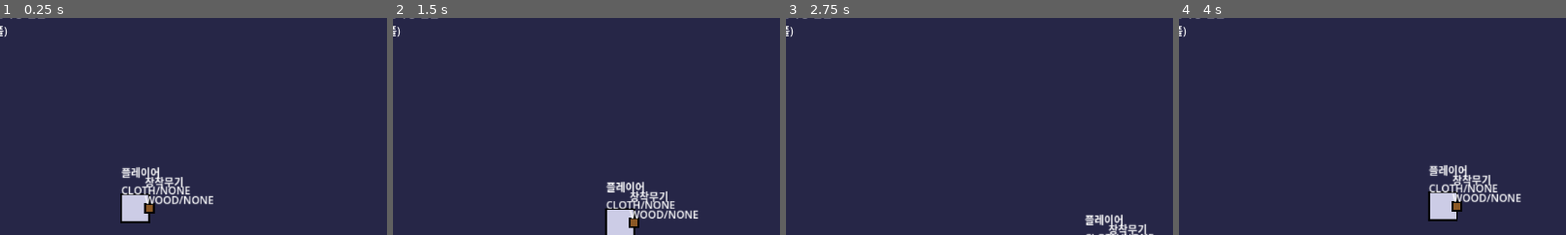
Above: before the commit, frames 1-4 (left to right).
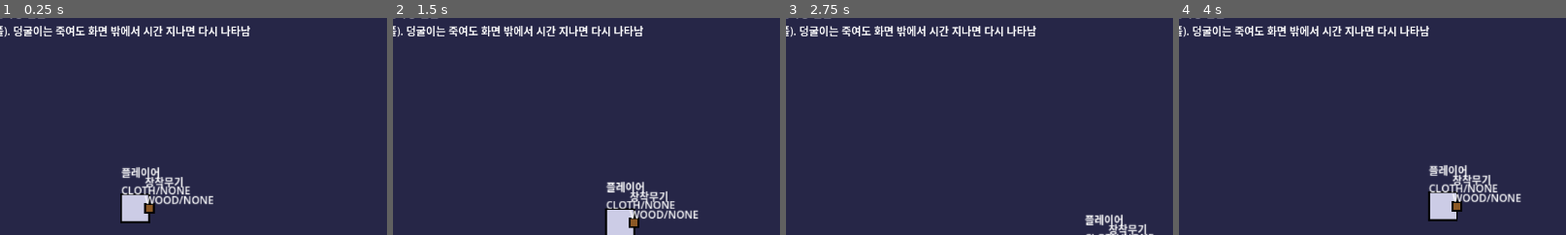
Above: after the commit, the same moments.

Repository: 50seok/ZeldaLike
Game: Godot game, scene res://scenes/world_test/world_test.tscn
Two runs of this game, one before a commit and one after it. Both use one fixed random seed, a clock stepped at 60 frames per second and the inputs below. This scene is started directly instead of the project's main scene.
Inputs:
- Up to frame 1 (0.25 s): no input
- Up to frame 2 (1.5 s): tap Enter at 0.5 s; hold Right (ui_right) 0.53-1.28 s; tap Z at 0.6 s; tap Space at 0.77 s; hold Down (ui_down) from 1.28 s (still down); tap X at 1.35 s
- Up to frame 3 (2.75 s): tap Space at 1.52 s; release Down (ui_down) at 2.03 s; hold Right (ui_right) from 2.03 s (still down); tap C at 2.1 s
- Up to frame 4 (4 s): release Right (ui_right) at 2.78 s; hold Up (ui_up) 2.78-3.53 s; tap Tab at 2.85 s; tap Space at 3.02, 3.77 s; hold Left (ui_left) from 3.53 s (still down); tap Z at 3.6 s
The pictures show only the part of the screen within x 33-82%, y 6-56%; the shares and areas given below are measured in that part.

The runs differ from the first frame. In frame 1, 1.6% of the frame differs, in the area x 2-65%, y 3-9%; in frame 2, 1.6%; in frame 3, 1.6%; in frame 4, 1.6%.

Commit message:
feat: M3 우선순위2 - 스폰포인트 리젠 시스템(혼합형, 필드=시간 기반)
- SpawnPoint(Node2D): 몬스터종류/최대마릿수/리젠주기/활성여부 - 반응표·드랍표와
  같은 데이터 주도 원칙, 필드 씬에 노드로 배치(§4.2)
- FieldSpawnManager: 스폰포인트별 쿨다운 추적 + ①화면 밖 ②필드 전체 마릿수
  상한 이내 둘 다 만족해야 재등장(눈앞 팝인 금지). 초기 배치도 상한 준수.
  몬스터 종류 팩토리는 문자열 매치라 우선순위3(몬스터 추가)에서 분기만 늘리면 됨
- world_test: 고정 배치였던 덩굴이 2마리를 스폰포인트로 교체, 리젠 로그 연결
- 검증: 화면밖+쿨다운->재등장 / 화면안->재등장보류 / 필드상한 준수 PASS 5/5

전체 회귀: M1 7/7, M2 10/10, M3인벤토리 6/6, M3월드 6/6 전부 유지

Diff:
--- /dev/null
+++ b/project/scenes/m3_spawn_test/m3_spawn_test.gd
@@ -0,0 +1,161 @@
+extends Node2D
+
+## M3 우선순위2(스폰포인트 리젠) 검증: 화면 밖+쿨다운 경과 시 재등장, 화면 안이면
+## 재등장 보류, 필드 마릿수 상한 준수를 확인한다.
+
+@onready var _label: Label = $DebugLabel
+
+var _log: Array[String] = []
+var _pass_count := 0
+var _fail_count := 0
+
+
+func _ready() -> void:
+	await get_tree().process_frame
+	await _run_all_tests()
+	_print_summary()
+
+
+func _check(label: String, condition: bool) -> void:
+	if condition:
+		_pass_count += 1
+		_log.append("[PASS] %s" % label)
+	else:
+		_fail_count += 1
+		_log.append("[FAIL] %s" % label)
+	_refresh_label()
+
+
+func _refresh_label() -> void:
+	_label.text = "\n".join(_log)
+
+
+func _make_manager(points: Array[SpawnPoint], cap: int, camera_pos: Vector2) -> Dictionary:
+	var camera := Camera2D.new()
+	camera.global_position = camera_pos
+	add_child(camera)
+	camera.make_current()
+
+	var mgr := FieldSpawnManager.new()
+	mgr.spawn_points = points
+	mgr.field_cap = cap
+	add_child(mgr)
+	mgr.setup(camera)
+	return {"camera": camera, "mgr": mgr}
+
+
+func _run_all_tests() -> void:
+	await _test_respawn_when_offscreen()
+	await _test_no_respawn_when_onscreen()
+	await _test_field_cap_holds()
+
+
+func _test_respawn_when_offscreen() -> void:
+	var sp := SpawnPoint.new()
+	sp.monster_type = "vine"
+	sp.respawn_sec = 0.2
+	sp.max_alive = 1
+	sp.position = Vector2(100, 100)
+	add_child(sp)
+
+	var setup := _make_manager([sp], 5, Vector2(5000, 5000))  # 카메라 멀리 = 화면 밖
+	var mgr: FieldSpawnManager = setup["mgr"]
+	await get_tree().process_frame
+
+	var first := mgr._alive[sp][0] as Node
+	_check("초기 배치 -> 스폰포인트에서 1마리 생성", is_instance_valid(first))
+
+	first.call("take_damage", 999.0)
+	await get_tree().create_timer(0.5).timeout
+	_check("죽은 뒤 쿨다운 경과+화면 밖 -> 재등장", mgr._alive[sp].size() >= 1 and is_instance_valid(mgr._alive[sp][0]))
+
+	for n in get_children():
+		if n is VineEnemy:
+			n.queue_free()
+	sp.queue_free()
+	mgr.queue_free()
+	setup["camera"].queue_free()
+	await get_tree().create_timer(0.1).timeout
+
+
+func _test_no_respawn_when_onscreen() -> void:
+	var sp := SpawnPoint.new()
+	sp.monster_type = "vine"
+	sp.respawn_sec = 0.2
+	sp.max_alive = 1
+	sp.position = Vector2(100, 100)
+	add_child(sp)
+
+	var setup := _make_manager([sp], 5, Vector2(100, 100))  # 카메라 = 스폰 지점(화면 안)
+	var mgr: FieldSpawnManager = setup["mgr"]
+	await get_tree().process_frame
+
+	var first := mgr._alive[sp][0] as Node
+	first.call("take_damage", 999.0)
+	await get_tree().create_timer(0.5).timeout
+	_check("죽은 뒤 쿨다운 경과했지만 화면 안 -> 재등장 보류", mgr._alive[sp].is_empty())
+
+	for n in get_children():
+		if n is VineEnemy:
+			n.queue_free()
+	sp.queue_free()
+	mgr.queue_free()
+	setup["camera"].queue_free()
+	await get_tree().create_timer(0.1).timeout
+
+
+func _test_field_cap_holds() -> void:
+	var sp1 := SpawnPoint.new()
+	sp1.monster_type = "vine"
+	sp1.respawn_sec = 0.2
+	sp1.position = Vector2(100, 100)
+	add_child(sp1)
+
+	var sp2 := SpawnPoint.new()
+	sp2.monster_type = "vine"
+	sp2.respawn_sec = 0.2
+	sp2.position = Vector2(130, 100)
+	add_child(sp2)
+
+	var setup := _make_manager([sp1, sp2], 1, Vector2(5000, 5000))  # 상한 1, 화면 밖
+	var mgr: FieldSpawnManager = setup["mgr"]
+	await get_tree().process_frame
+
+	_check("초기 배치 -> 상한(1) 안에서만 채워짐", _total_alive(mgr) == 1)
+
+	# 둘 다 죽여서 동시에 쿨다운 만료되게 유도
+	for sp in [sp1, sp2]:
+		for n in mgr._alive[sp]:
+			if is_instance_valid(n):
+				n.call("take_damage", 999.0)
+	await get_tree().create_timer(0.5).timeout
+	_check("리젠 시점에도 상한 초과 안 함", _total_alive(mgr) <= 1)
+
+	for n in get_children():
+		if n is VineEnemy:
+			n.queue_free()
+	sp1.queue_free()
+	sp2.queue_free()
+	mgr.queue_free()
+	setup["camera"].queue_free()
+	await get_tree().create_timer(0.1).timeout
+
+
+func _total_alive(mgr: FieldSpawnManager) -> int:
+	var n := 0
+	for sp in mgr._alive:
+		for node in mgr._alive[sp]:
+			if is_instance_valid(node):
+				n += 1
+	return n
+
+
+func _print_summary() -> void:
+	var summary := "=== M3 스폰리젠 검증: PASS %d / FAIL %d ===" % [_pass_count, _fail_count]
+	_log.append(summary)
+	_refresh_label()
+	print(summary)
+	for line in _log:
+		print(line)
+	if DisplayServer.get_name() == "headless":
+		get_tree().quit(0 if _fail_count == 0 else 1)
--- /dev/null
+++ b/project/scenes/m3_spawn_test/m3_spawn_test.tscn
@@ -0,0 +1,13 @@
+[gd_scene load_steps=2 format=3]
+
+[ext_resource type="Script" path="res://scenes/m3_spawn_test/m3_spawn_test.gd" id="1"]
+
+[node name="M3SpawnTest" type="Node2D"]
+script = ExtResource("1")
+
+[node name="DebugLabel" type="Label" parent="."]
+offset_left = 20.0
+offset_top = 20.0
+offset_right = 780.0
+offset_bottom = 500.0
+text = "M3 스폰포인트 리젠 검증 씬 로딩 중..."
--- a/project/scenes/world_test/world_test.gd
+++ b/project/scenes/world_test/world_test.gd
@@ -46,12 +46,21 @@
 	_zone_ctrl.setup(camera, _player)
 	_zone_ctrl.zone_changed.connect(func(zone): _log("%s 진입" % (zone.zone_name if zone else "경계 밖")))
 
-	var vine1 := VineEnemy.new()
-	vine1.global_position = Vector2(1000, 250)
-	add_child(vine1)
-	var vine2 := VineEnemy.new()
-	vine2.global_position = Vector2(1150, 400)
-	add_child(vine2)
+	var sp1 := SpawnPoint.new()
+	sp1.monster_type = "vine"
+	sp1.position = Vector2(1000, 250)
+	add_child(sp1)
+	var sp2 := SpawnPoint.new()
+	sp2.monster_type = "vine"
+	sp2.position = Vector2(1150, 400)
+	add_child(sp2)
+
+	var spawn_mgr := FieldSpawnManager.new()
+	spawn_mgr.spawn_points = [sp1, sp2]
+	spawn_mgr.field_cap = 5
+	add_child(spawn_mgr)
+	spawn_mgr.setup(camera)
+	spawn_mgr.monster_spawned.connect(_on_monster_spawned)
 
 	var grass1 := GrassPatch.new()
 	grass1.global_position = Vector2(1050, 500)
@@ -66,7 +75,7 @@
 	var help := Label.new()
 	help.position = Vector2(20, 20)
 	help.add_theme_font_size_override("font_size", 16)
-	help.text = "방향키 이동 · Z 칼(수풀도 벨 수 있음) · X 활 · Tab 화살속성 전환\n마을(안전)에서 오른쪽으로 걸어가면 초원(덩굴이+수풀)"
+	help.text = "방향키 이동 · Z 칼(수풀도 벨 수 있음) · X 활 · Tab 화살속성 전환\n마을(안전)에서 오른쪽으로 걸어가면 초원(덩굴이+수풀). 덩굴이는 죽여도 화면 밖에서 시간 지나면 다시 나타남"
 	ui.add_child(help)
 
 	_status_label = Label.new()
@@ -85,11 +94,6 @@
 	_player.died.connect(func(): _log("플레이어 사망..."))
 	_player.item_collected.connect(func(item_id, count): _log("아이템 획득 +%d" % count))
 
-	vine1.damaged.connect(func(amount): _log("덩굴이1 피격 -%.1f" % amount))
-	vine1.died.connect(func(): _log("덩굴이1 처치!"))
-	vine2.damaged.connect(func(amount): _log("덩굴이2 피격 -%.1f" % amount))
-	vine2.died.connect(func(): _log("덩굴이2 처치!"))
-
 
 func _process(_delta: float) -> void:
 	if not is_instance_valid(_player):
@@ -100,6 +104,14 @@
 	]
 
 
+func _on_monster_spawned(monster: Node) -> void:
+	_log("%s 등장" % monster.display_name)
+	if monster.has_signal("damaged"):
+		monster.damaged.connect(func(amount): _log("%s 피격 -%.1f" % [monster.display_name, amount]))
+	if monster.has_signal("died"):
+		monster.died.connect(func(): _log("%s 처치!" % monster.display_name))
+
+
 func _log(msg: String) -> void:
 	_log_lines.append(msg)
 	if _log_lines.size() > 5:
--- /dev/null
+++ b/project/scripts/world/field_spawn_manager.gd
@@ -0,0 +1,98 @@
+class_name FieldSpawnManager
+extends Node
+
+## §4.2 몬스터 리젠(혼합형 중 "필드=시간 기반"). 스폰포인트마다 죽으면 respawn_sec
+## 카운트다운을 시작하고, 만료됐을 때 ① 화면 밖 ② 필드 전체 마릿수 상한 이내
+## 둘 다 만족해야 다시 채운다(눈앞 팝인 금지, PRD §4.2).
+##
+## 몬스터 종류 팩토리(_create_monster)는 우선순위3(몬스터 추가)에서 여기에
+## match 분기만 늘리면 된다 — 데이터(SpawnPoint.monster_type)는 이미 문자열이라
+## 새 종류 추가에 이 파일 수정 1곳이면 충분.
+
+signal monster_spawned(monster: Node)
+
+@export var spawn_points: Array[SpawnPoint] = []
+@export var field_cap: int = 5
+
+var _camera: Camera2D
+var _alive: Dictionary = {}    # SpawnPoint -> Array[Node]
+var _cooldown: Dictionary = {} # SpawnPoint -> float(남은 초)
+
+
+func setup(camera: Camera2D) -> void:
+	_camera = camera
+
+
+func _ready() -> void:
+	for sp in spawn_points:
+		_alive[sp] = []
+	# 초기 배치도 field_cap을 지킨다 — 스폰포인트 총합이 상한보다 많으면
+	# 나머지는 못 채운 채로 시작해서(size<max_alive) 곧바로 리젠 대기열에 들어간다.
+	for sp in spawn_points:
+		for i in range(sp.max_alive):
+			if _count_alive() >= field_cap:
+				break
+			_do_spawn(sp)
+
+
+func _process(delta: float) -> void:
+	for sp in spawn_points:
+		if not sp.active:
+			continue
+		_alive[sp] = _alive[sp].filter(func(n): return is_instance_valid(n))
+
+		if _alive[sp].size() >= sp.max_alive:
+			continue
+
+		if not _cooldown.has(sp):
+			_cooldown[sp] = sp.respawn_sec
+			continue
+
+		_cooldown[sp] -= delta
+		if _cooldown[sp] > 0.0:
+			continue
+		if _count_alive() >= field_cap:
+			continue
+		if not _is_offscreen(sp.global_position):
+			continue
+
+		_do_spawn(sp)
+		_cooldown.erase(sp)
+
+
+func _count_alive() -> int:
+	var n := 0
+	for sp in _alive:
+		for node in _alive[sp]:
+			if is_instance_valid(node):
+				n += 1
+	return n
+
+
+func _do_spawn(sp: SpawnPoint) -> void:
+	var monster := _create_monster(sp.monster_type)
+	if monster == null:
+		return
+	monster.global_position = sp.global_position
+	get_parent().add_child(monster)
+	_alive[sp].append(monster)
+	monster_spawned.emit(monster)
+
+
+func _create_monster(monster_type: String) -> Combatant:
+	match monster_type:
+		"vine":
+			return VineEnemy.new()
+		_:
+			push_warning("FieldSpawnManager: 알 수 없는 몬스터 타입 '%s'" % monster_type)
+			return null
+
+
+func _is_offscreen(pos: Vector2) -> bool:
+	if _camera == null:
+		return true
+	var viewport_size: Vector2 = get_viewport().get_visible_rect().size
+	var half_extents: Vector2 = (viewport_size / _camera.zoom) / 2.0
+	var center: Vector2 = _camera.get_screen_center_position()
+	var rect := Rect2(center - half_extents, half_extents * 2.0)
+	return not rect.has_point(pos)
--- /dev/null
+++ b/project/scripts/world/spawn_point.gd
@@ -0,0 +1,11 @@
+class_name SpawnPoint
+extends Node2D
+
+## §4.2 "스폰포인트 = 데이터" — 필드 씬에 노드로 배치. 몬스터 종류/최대 마릿수/
+## 리젠 주기/활성 조건을 전부 인스펙터에서 조정 가능한 데이터로 뺀다(반응표·드랍표와
+## 같은 원칙) — 밸런싱은 M5에서 이 값들만 고치면 된다.
+
+@export var monster_type: String = "vine"
+@export var respawn_sec: float = 45.0
+@export var max_alive: int = 1
+@export var active: bool = true
Not shown, added: project/scenes/m3_spawn_test/m3_spawn_test.gd.uid
Not shown, added: project/scripts/world/field_spawn_manager.gd.uid
Not shown, added: project/scripts/world/spawn_point.gd.uid
